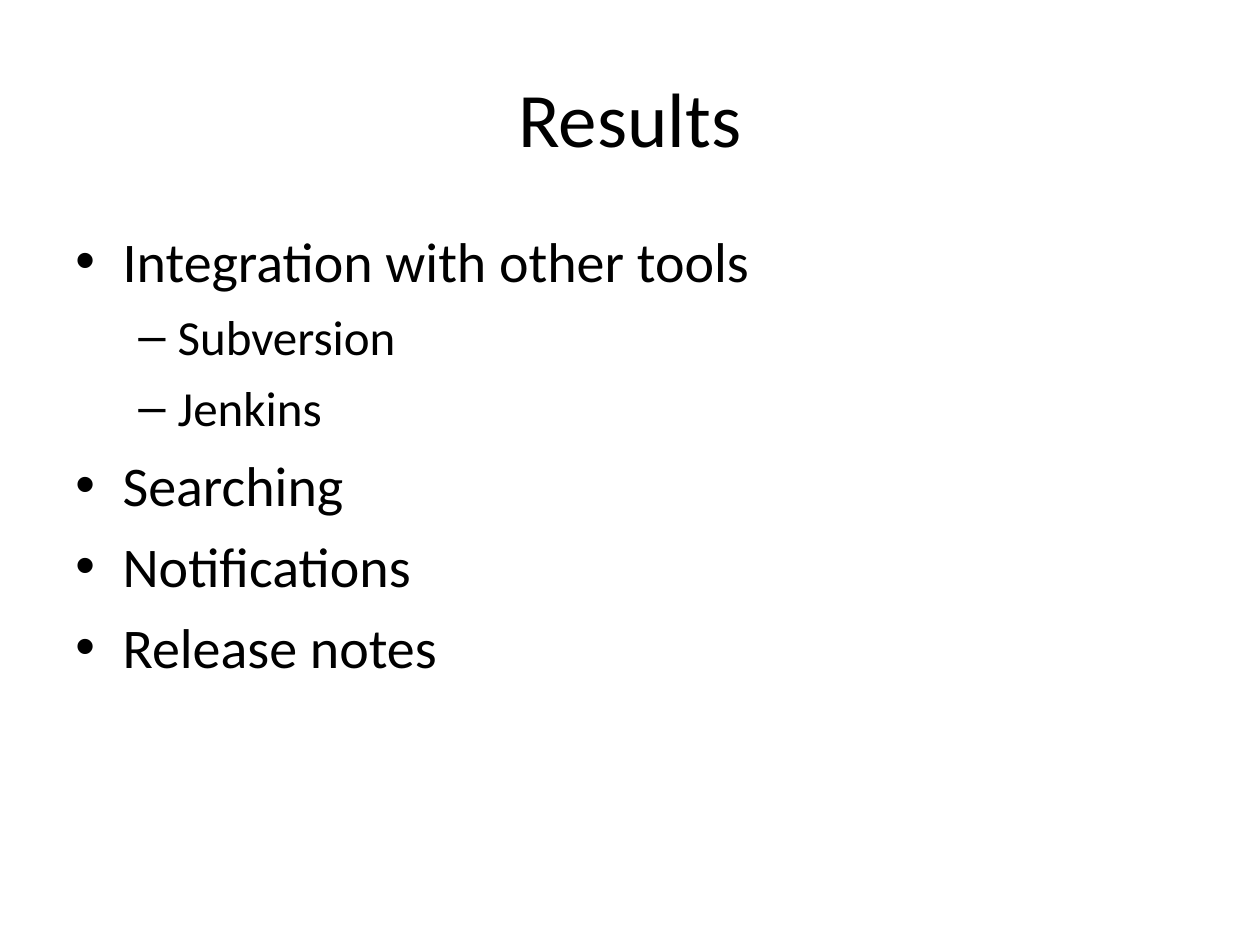
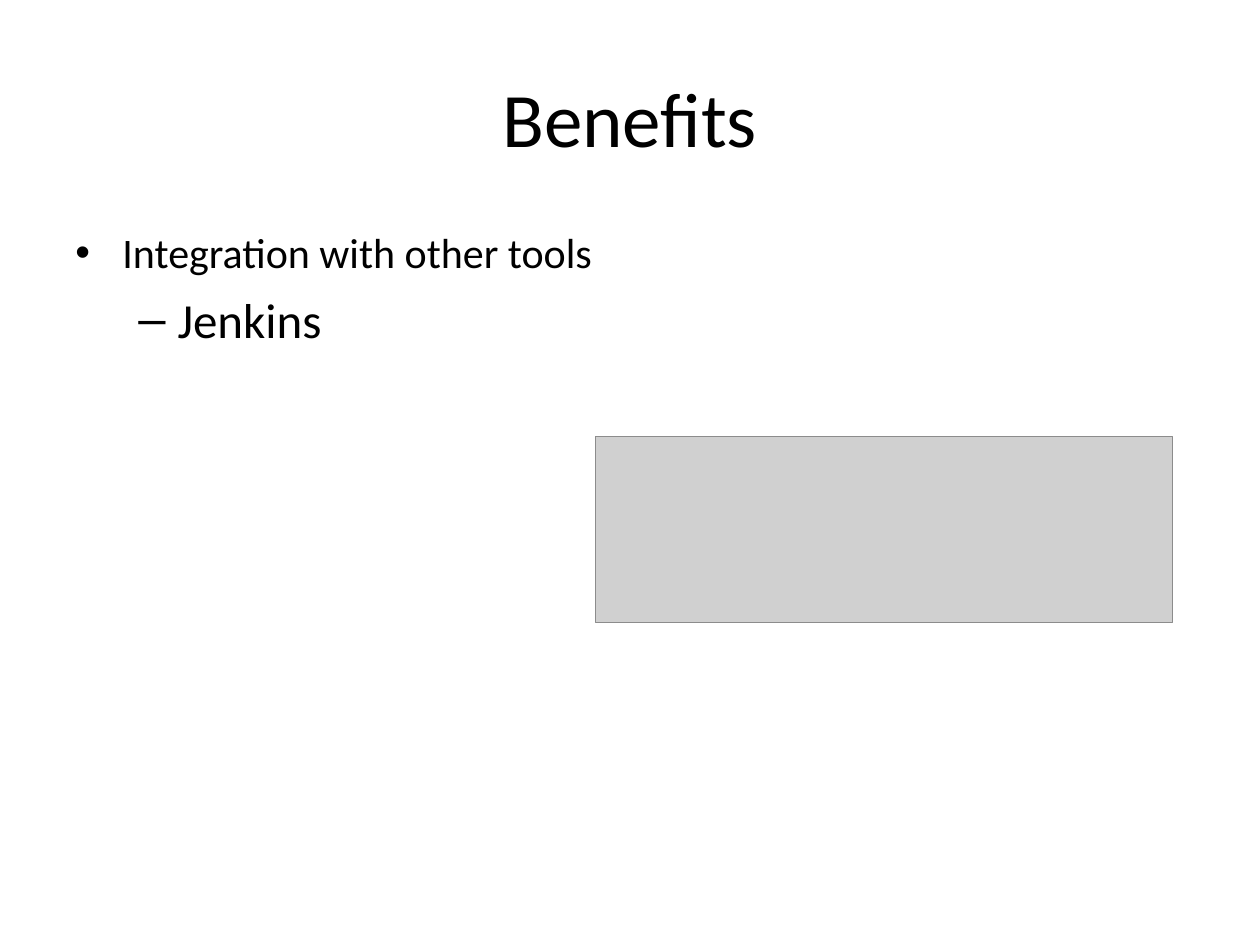
Before and after one commit to hdgarrood/yini-cttb-redmine, a slide deck: slide 5 of Migrating to Redmine.ppt (slide 4 before the commit). Drawn at 1260x945 pixels with LibreOffice and Linux fonts; fonts in the diff are those of the drawing; grey boxes stand for pictures. Boxes give left, top, right and bottom in pixels: in the first picture for what was removed or moved away, otherwise in the second. Text is boxed around its words. In the diff, an @@ line names an element or a change of style, - is before the commit and + after.

```diff
--- a/Migrating to Redmine.ppt
+++ b/Migrating to Redmine.ppt
@@ text at bbox=[502, 93, 757, 148]: text changed @@
-Results
+Benefits
@@ text at bbox=[122, 238, 592, 276]: size 32 to 24 pt in "Integration with other tools"; indent changed @@
@@ text at bbox=[178, 321, 396, 356]: paragraph removed @@
-  – Subversion
@@ picture added at bbox=[595, 437, 1173, 622] @@
@@ text at bbox=[123, 467, 437, 669]: paragraphs removed @@
-• Searching
-• Notifications
-• Release notes
```
Also in this commit, not shown: 2 other slides changed, 3 slides added, 3 other files.
